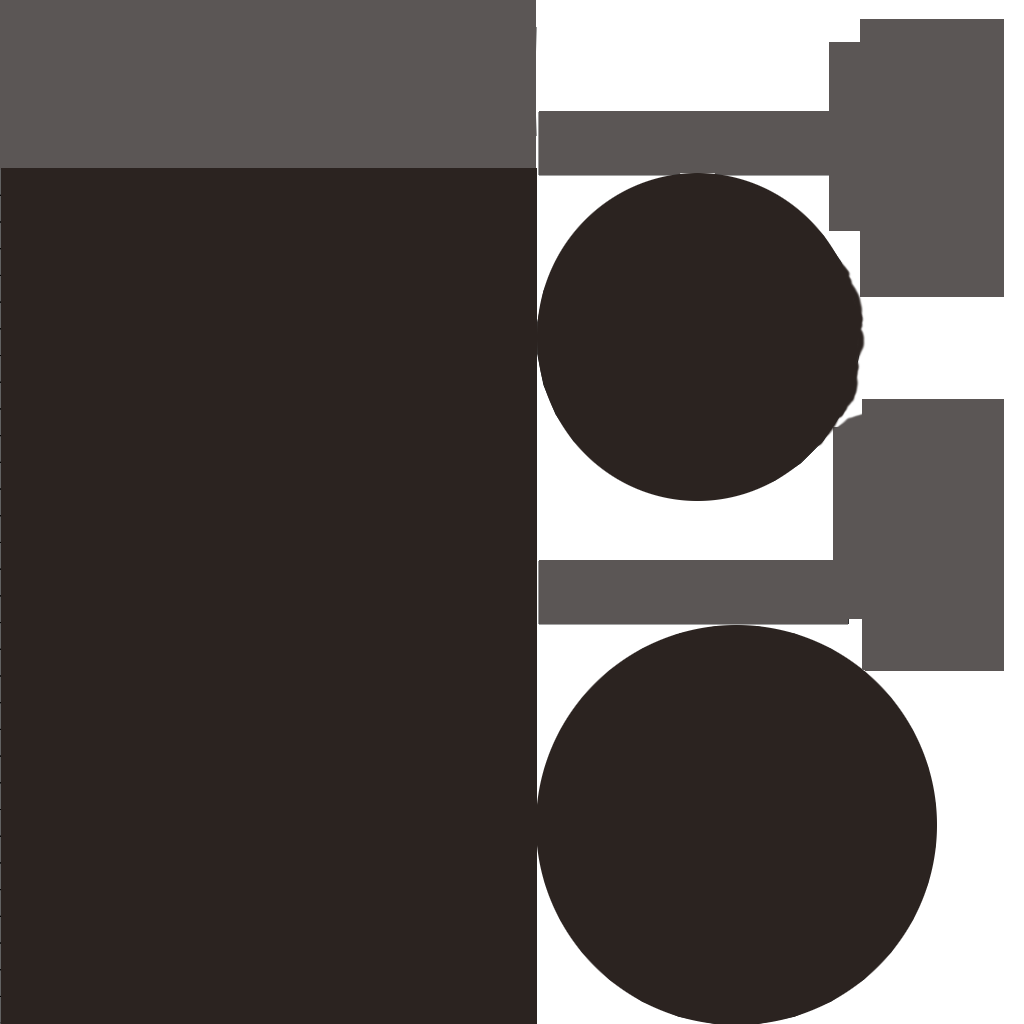
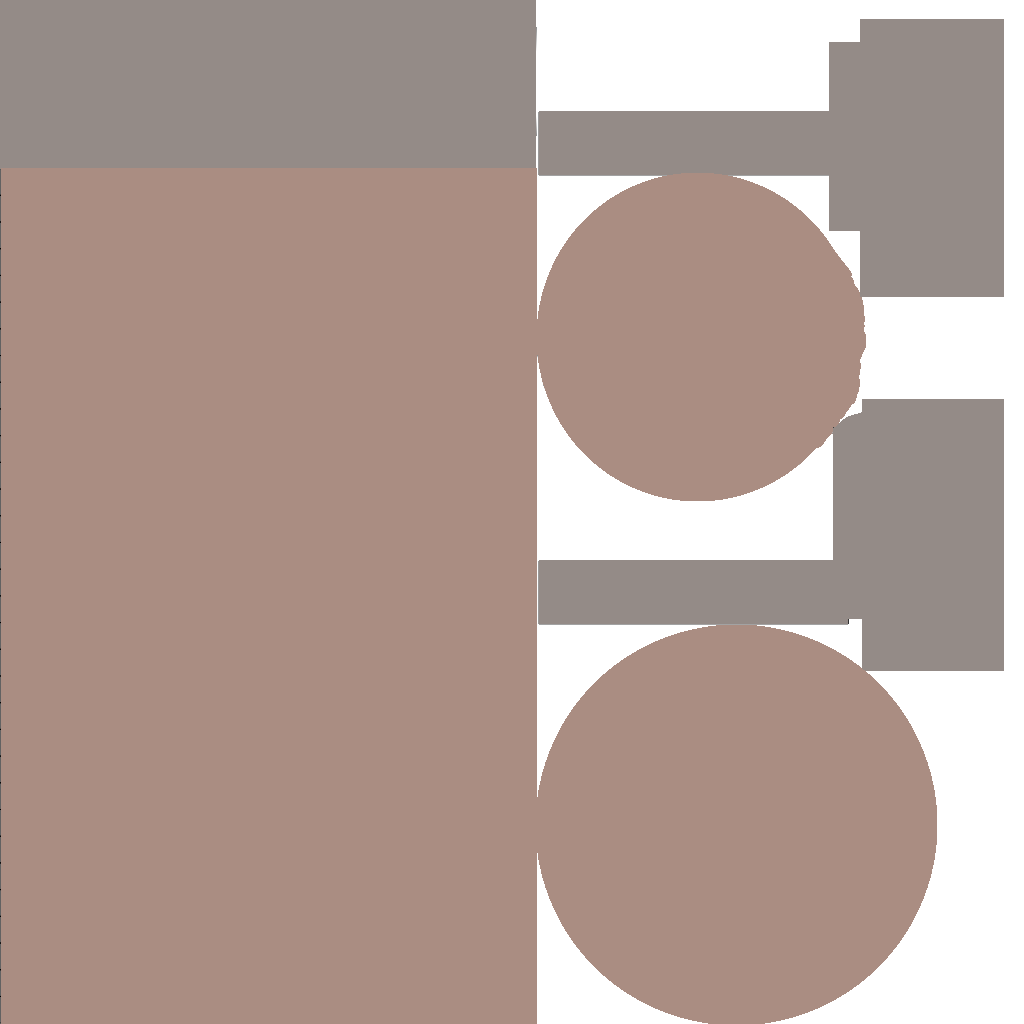
Layers edited between the first and the second 1024px x 1024px image:
painted on "Ebene" over [0, 0, 1004, 1024]
